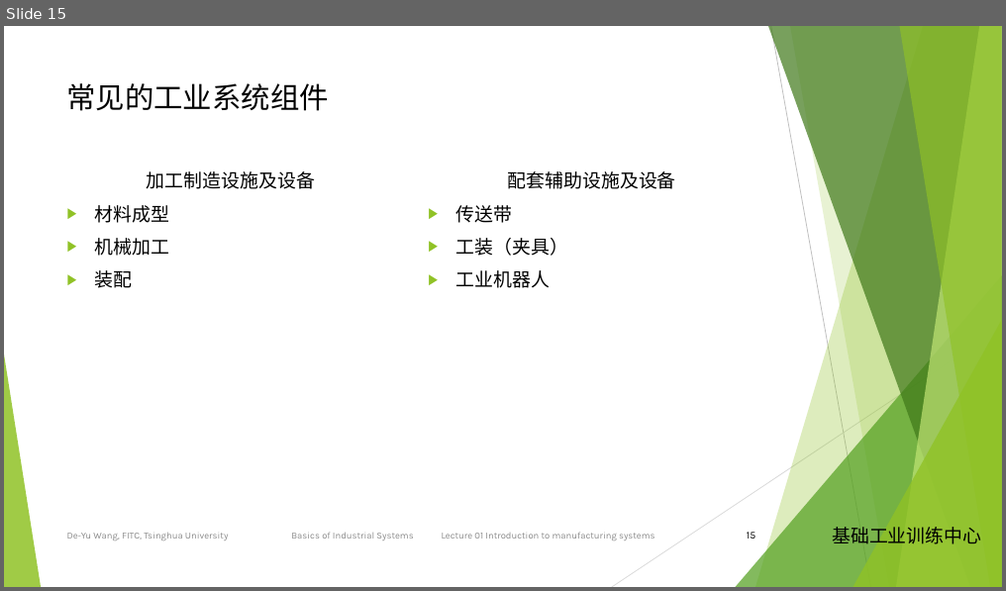
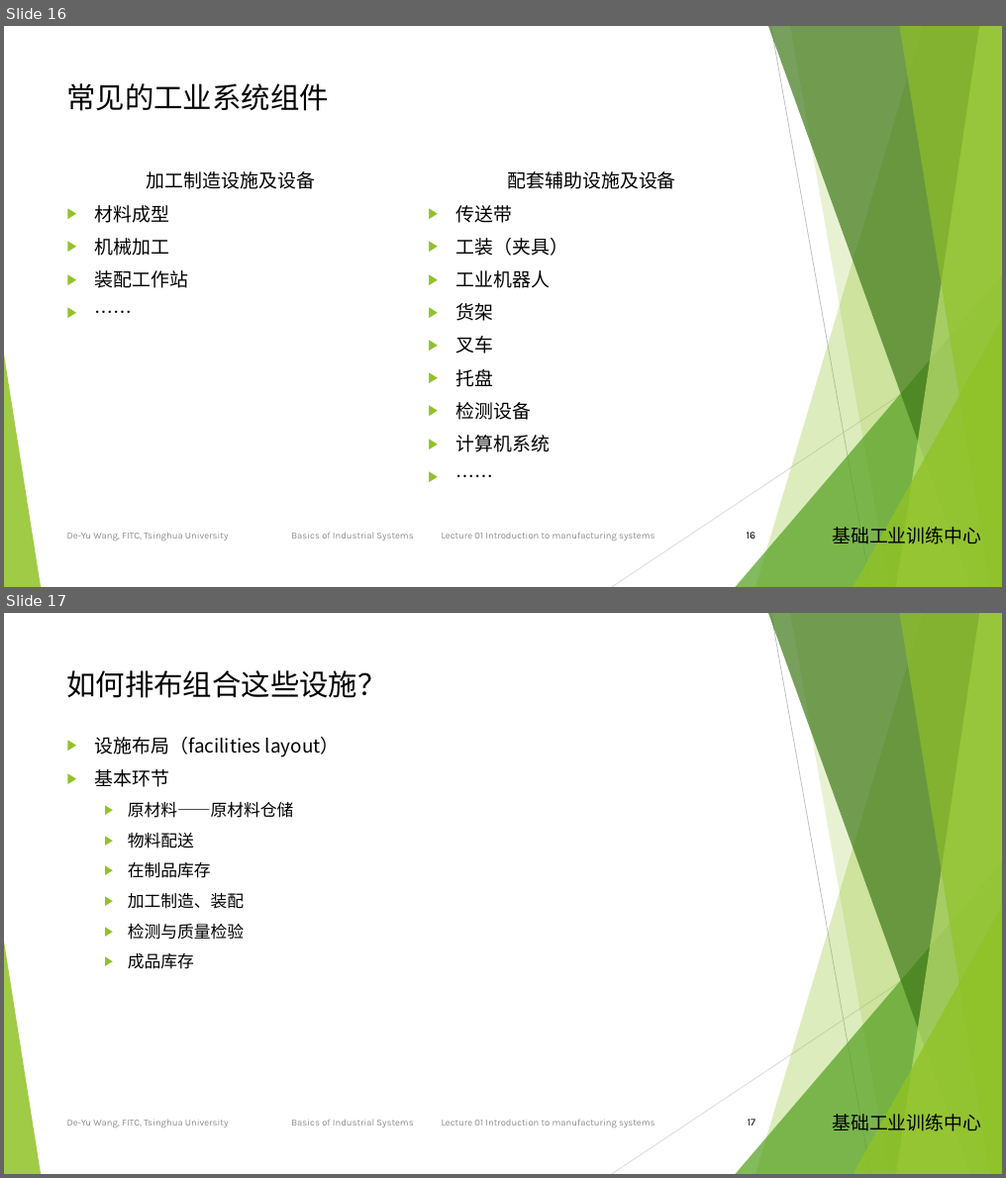
Before and after one commit to woodyme/i.center_my_workzone, a slide deck: 工业系统概论/课程方案/工业系统沙盘01-制造系统导言.pptx. Shown one above the other, each under a label of ours: slide 15 before the commit, slides 16 and 17 after it. The pictures are 1006x591 and 1006x1178 pixels, drawn with LibreOffice and Linux fonts; fonts in the diff are those of the drawing; background and template pictures are left out. Boxes give left, top, right and bottom in pixels: in the first picture for what was removed or moved away, otherwise in the second. Text is boxed around its words. In the diff, an @@ line names an element or a change of style, - is before the commit and + after.

Commit message:
update 工业系统沙盘01-制造系统导言

```diff
--- a/工业系统概论/课程方案/工业系统沙盘01-制造系统导言.pptx
+++ b/工业系统概论/课程方案/工业系统沙盘01-制造系统导言.pptx
@@ slide 17 added at [4,613,1002,1174], background #FFFFFF; not listed: 12 template elements that a slide beside it also shows @@
@@ title added at [67,670,387,698], 28 pt, text #000000 @@
+如何排布组合这些设施？
@@ text added at [95,737,340,969], 16 pt, text #000000 @@
+▶ 设施布局（facilities layout）
+▶ 基本环节
+  ▶ 原材料——原材料仓储
+  ▶ 物料配送
+  ▶ 在制品库存
+  ▶ 加工制造、装配
+  ▶ 检测与质量检验
+  ▶ 成品库存
@@ page number added at [747,1119,755,1126], 10 pt, text #000000 @@
+17
@@ what was slide 15 is now slide 16 @@
@@ slide 16 changed as well @@
@@ background #F0FFC8 to #FFFFFF @@
@@ text at [95,271,188,288]: text changed @@
-▶ 装配
+▶ 装配工作站
+▶ ……
@@ text at [456,303,549,453]: paragraphs added @@
+▶ 货架
+▶ 叉车
+▶ 托盘
+▶ 检测设备
+▶ 计算机系统
+▶ ……
@@ line (1002, 328) - (612, 587): stroke #DDFF84 0.75 pt to #D9D9D9 0.75 pt @@
@@ page number at [746,532,755,539]: text changed @@
-15
+16
```
Also in this commit, not shown: 15 other slides changed, 3 other slides added, 1 other file.
